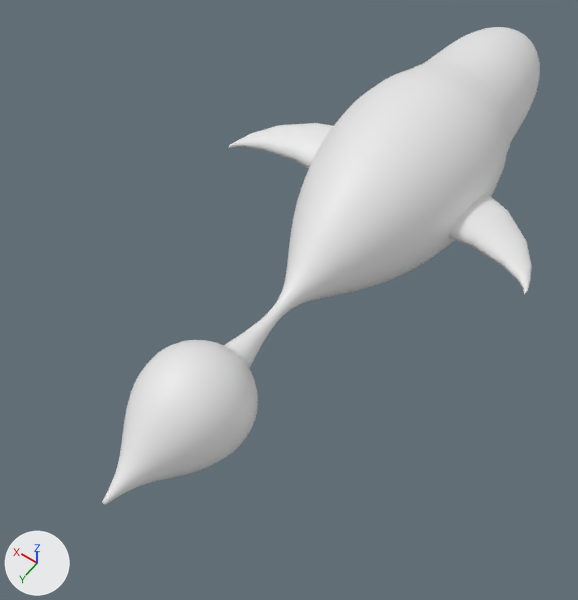
Two versions of the glTF model frontend/public/fish272.glb, one commit apart.
One viewpoint serves both versions: a 50 mm camera at (-4.55, 5.05, 9.98) aimed at (0.32, -1.76, -0.72). Every picture has the same lights, and +X, +Y and +Z are marked at lower left. The older version comes first. Vertices at exactly the same position are counted once.

The first picture shows 'Fish'.
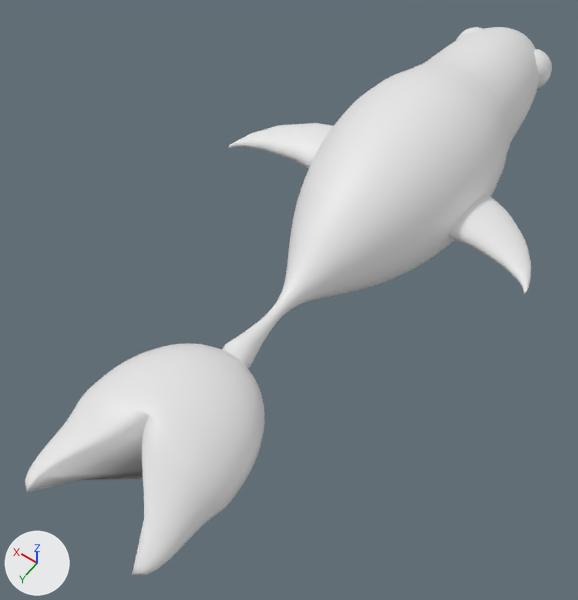
Pixel boxes [x1, y1, x2, y2] of what changed, in the pictures (578 x 600 px; the box of a moved part takes in the faces that stretch with it):
'Fish', reshaped (20% wider, 15% taller): before [102, 27, 540, 505]; after [25, 27, 552, 575]
part 1 of me_headmesh2_129, added (mostly hidden): after [456, 27, 483, 40]
part 2 of me_headmesh2_129, added: after [534, 49, 552, 89]
part 3 of me_headmesh2_129, moved or reshaped: before [102, 340, 258, 505]; after [25, 343, 265, 575]

The change in detail:
Material 'TailMaterial.265' (mat_tailmaterial_265) is new.
Its base color is (0.8, 0.8, 0.8) (white #e7e7e7).
Material 'Material.531' (mat_material_531) is new.
Its base color is (0.8, 0.0586, 0.0378) (red #e74437).
me_headmesh2_129 is used by ob_fish; location (0.0, 0.0, 0.0).
me_headmesh2_129 had 7425 vertices, 14838 faces and spanned x -3.0..3.0, y -9.6..2.89, z -1.52..1.52.
me_headmesh2_129 now has 9830 vertices, 19452 faces and spans x -2.99..3.0, y -9.6..3.37, z -1.52..1.52.
me_headmesh2_129 part 1: a new loose piece of 482 vertices spanning x 0.22..1.03, y -9.14..-8.33, z -0.21..0.59.
me_headmesh2_129 part 2: a new loose piece of 482 vertices spanning x -1.03..-0.22, y -9.14..-8.33, z -0.21..0.59.
me_headmesh2_129 part 3: 1534 vertices removed from x -0.89..0.89, y 0.1..2.89, z -0.89..0.89; 990 vertices added at x -1.32..1.32, y 0.1..3.37, z -0.81..0.81.
Other edits to the shape of me_headmesh2_129 do not show in these pictures.
me_headmesh2_129 gains material mat_material_531 (red #e74437).
me_headmesh2_129 gains material mat_tailmaterial_265 (white #e7e7e7).
